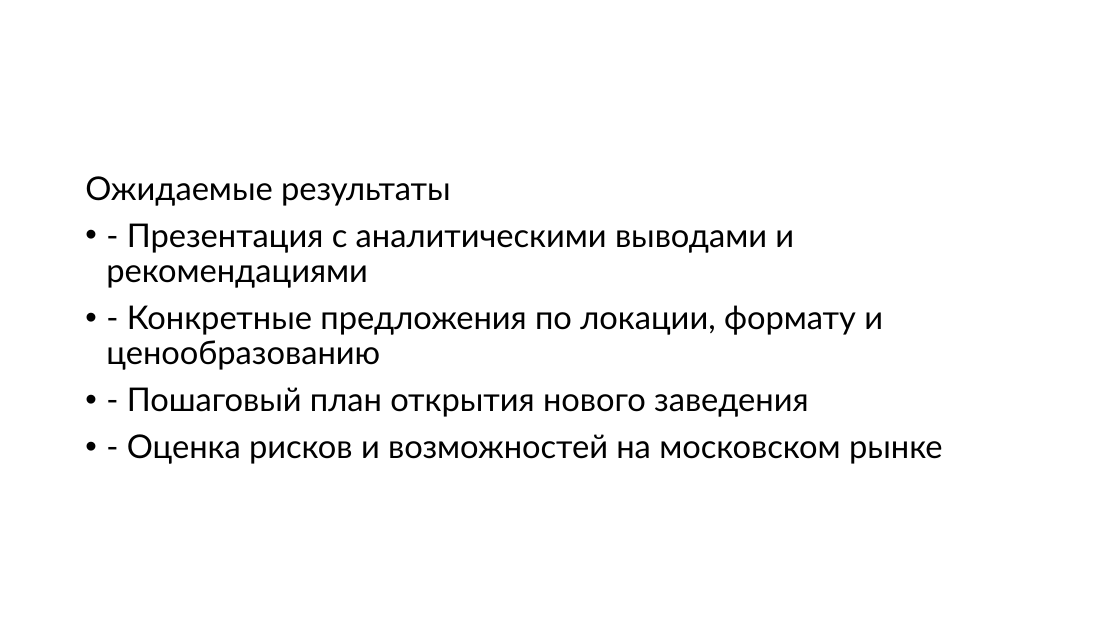
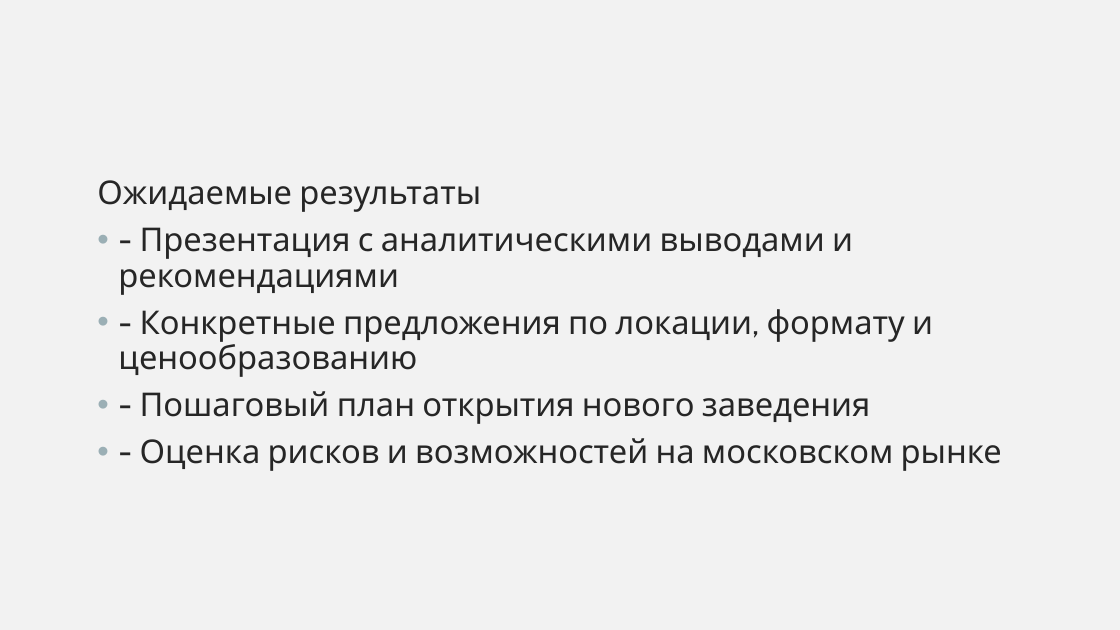
Before and after one commit to PHILIPP111007/masters_degree_Roshchin_M25-555, a slide deck: slide 10 of BI/moscow_places/moscow_places_hw.pptx. Drawn at 1120x630 pixels with LibreOffice and Linux fonts; fonts in the diff are those of the drawing. Boxes give left, top, right and bottom in pixels: in the first picture for what was removed or moved away, otherwise in the second. Text is boxed around its words. In the diff, an @@ line names an element or a change of style, - is before the commit and + after.

```diff
--- a/BI/moscow_places/moscow_places_hw.pptx
+++ b/BI/moscow_places/moscow_places_hw.pptx
@@ background #FFFFFF to #F2F2F2 @@
@@ text "Ожидаемые результаты" moved from (x1=85, y1=176, x2=943, y2=464) to (x1=97, y1=180, x2=1002, y2=471) @@
@@ text "Ожидаемые результаты" at (x1=97, y1=180, x2=1002, y2=471): font Lato to Cabin, text colour #000000 to #262626 @@
```
Also in this commit, not shown: 23 other slides changed, 1 other file.
